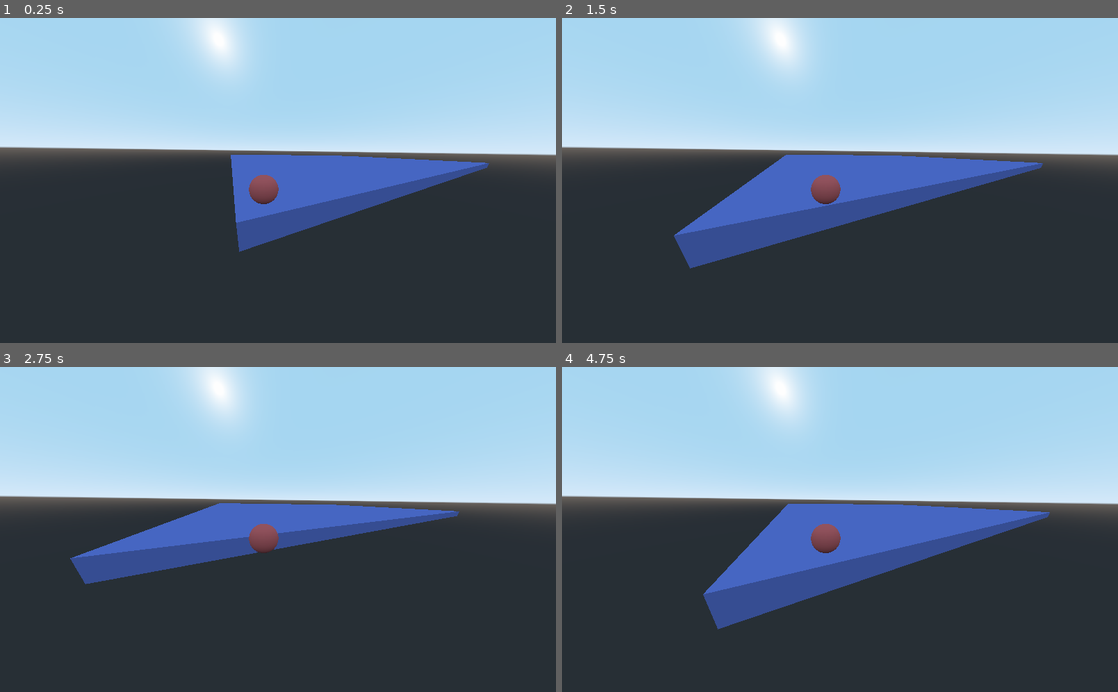
Above: before the commit, frames 1-4 (two rows, left to right).
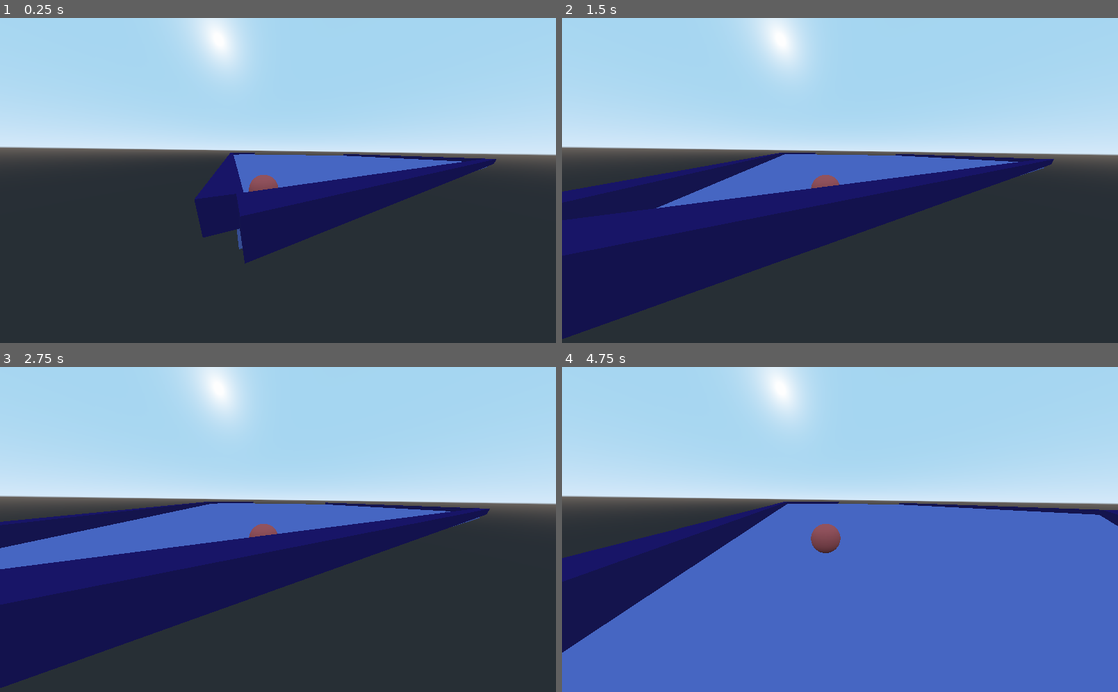
Above: after the commit, the same moments.

Repository: Chinuon/Bhulbhulaiya
Game: Godot game, scene res://Level1.tscn
Same seed, same stepped clock (60 frames per second), same inputs: the game is played once before the commit and once after it. The project has no main scene, so this scene is started directly.
Inputs:
- Up to frame 1 (0.25 s): no input
- Up to frame 2 (1.5 s): tap Enter at 0.5 s; hold Right (ui_right) 0.53-1.28 s; hold Down (ui_down) from 1.28 s (still down)
- Up to frame 3 (2.75 s): release Down (ui_down) at 2.03 s; hold Right (ui_right) from 2.03 s (still down)
- Up to frame 4 (4.75 s): release Right (ui_right) at 2.78 s; hold Up (ui_up) 2.78-3.53 s; hold Left (ui_left) from 3.53 s (still down)

The runs differ from the first frame. In frame 1, 7.2% of the frame differs, in the area x 35-90%, y 41-76%; in frame 2, 21%; in frame 3, 21%; in frame 4, 47%, in the area x 0-100%, y 41-100%.

Commit message:
added walls

Diff:
--- a/KinematicBody.gd
+++ b/KinematicBody.gd
@@ -1,5 +1,5 @@
 extends KinematicBody
-const SPEED = 6
+const SPEED = 10
 var velocity = Vector3(0,0,0)
 
 func _ready():
@@ -24,4 +24,6 @@
 			velocity.z = SPEED
 	else:
 		velocity.z = lerp(velocity.z,0,0.1)
+
+
 	move_and_slide(velocity)
--- a/Level1.tscn
+++ b/Level1.tscn
@@ -16,21 +16,29 @@
 
 [sub_resource type="SphereShape" id=6]
 
+[sub_resource type="BoxShape" id=7]
+
+[sub_resource type="CubeMesh" id=8]
+
+[sub_resource type="SpatialMaterial" id=9]
+albedo_color = Color( 0.133333, 0.0392157, 0.431373, 1 )
+
 [node name="Level1" type="Spatial"]
 
-[node name="StaticBody" type="StaticBody" parent="."]
+[node name="floor" type="StaticBody" parent="."]
+transform = Transform( 1, 0, 0, 0, 1, 0, 0, 0, 1, 0, -1.30815, 0 )
 
-[node name="MeshInstance" type="MeshInstance" parent="StaticBody"]
+[node name="MeshInstance" type="MeshInstance" parent="floor"]
 transform = Transform( 50, 0, 0, 0, 1, 0, 0, 0, 50, 0, 0, 0 )
 mesh = SubResource( 1 )
 material/0 = SubResource( 2 )
 
-[node name="CollisionShape" type="CollisionShape" parent="StaticBody"]
+[node name="CollisionShape" type="CollisionShape" parent="floor"]
 transform = Transform( 50, 0, 0, 0, 1, 0, 0, 0, 50, 0, 0, 0 )
 shape = SubResource( 3 )
 
 [node name="KinematicBody" type="KinematicBody" parent="."]
-transform = Transform( 1, 0, 0, 0, 1, 0, 0, 0, 1, -48.033, 2.18249, 48.6616 )
+transform = Transform( 1, 0, 0, 0, 1, 0, 0, 0, 1, -48.033, 0.212972, 48.6616 )
 script = ExtResource( 1 )
 
 [node name="MeshInstance" type="MeshInstance" parent="KinematicBody"]
@@ -43,3 +51,55 @@
 [node name="Camera" type="Camera" parent="KinematicBody"]
 transform = Transform( 0.916707, 0.0968124, -0.387654, 0.0132408, 0.962309, 0.271637, 0.399341, -0.254145, 0.880873, -1.86619, 2.56944, 6.62615 )
 fov = 114.297
+
+[node name="Node" type="Node" parent="."]
+
+[node name="walls" type="StaticBody" parent="Node"]
+transform = Transform( -0.0148523, 0, -0.99989, 0, 1, 0, 0.99989, 0, -0.0148523, -49.7567, 0.247444, 0.191673 )
+
+[node name="CollisionShape" type="CollisionShape" parent="Node/walls"]
+transform = Transform( 50, 0, 0, 0, 1, 0, 0, 0, 1, 0, 0, 0 )
+shape = SubResource( 7 )
+
+[node name="MeshInstance" type="MeshInstance" parent="Node/walls"]
+transform = Transform( 50, 0, 0, 0, 1, 0, 0, 0, 1, 0, 0, 0 )
+mesh = SubResource( 8 )
+material/0 = SubResource( 9 )
+
+[node name="walls2" type="StaticBody" parent="Node"]
+transform = Transform( -0.0148523, 0, -0.99989, 0, 1, 0, 0.99989, 0, -0.0148523, 49.2258, 0.247444, 0.191673 )
+
+[node name="CollisionShape" type="CollisionShape" parent="Node/walls2"]
+transform = Transform( 50, 0, 0, 0, 1, 0, 0, 0, 1, 0, 0, 0 )
+shape = SubResource( 7 )
+
+[node name="MeshInstance" type="MeshInstance" parent="Node/walls2"]
+transform = Transform( 50, 0, 0, 0, 1, 0, 0, 0, 1, 0, 0, 0 )
+mesh = SubResource( 8 )
+material/0 = SubResource( 9 )
+
+[node name="walls3" type="StaticBody" parent="Node"]
+transform = Transform( -0.999919, 0, -0.0127578, 0, 1, 0, 0.0127578, 0, -0.999919, 0.164005, 0.247444, 50.5334 )
+
+[node name="CollisionShape" type="CollisionShape" parent="Node/walls3"]
+transform = Transform( 50, 0, 0, 0, 1, 0, 0, 0, 1, 0, 0, 0 )
+shape = SubResource( 7 )
+
+[node name="MeshInstance" type="MeshInstance" parent="Node/walls3"]
+transform = Transform( 50, 0, 0, 0, 1, 0, 0, 0, 1, 0, 0, 0 )
+mesh = SubResource( 8 )
+material/0 = SubResource( 9 )
+
+[node name="walls4" type="StaticBody" parent="Node"]
+transform = Transform( -0.99994, 0, -0.0109602, 0, 1, 0, 0.0109602, 0, -0.99994, 0.718382, 0.247444, -49.5848 )
+
+[node name="CollisionShape" type="CollisionShape" parent="Node/walls4"]
+transform = Transform( 50, 0, 0, 0, 1, 0, 0, 0, 1, 0, 0, 0 )
+shape = SubResource( 7 )
+
+[node name="MeshInstance" type="MeshInstance" parent="Node/walls4"]
+transform = Transform( 50, 0, 0, 0, 1, 0, 0, 0, 1, 0, 0, 0 )
+mesh = SubResource( 8 )
+material/0 = SubResource( 9 )
+
+[node name="wall2" type="StaticBody" parent="Node"]
Not shown: 1 places in Level1.tscn that only renumber resources
